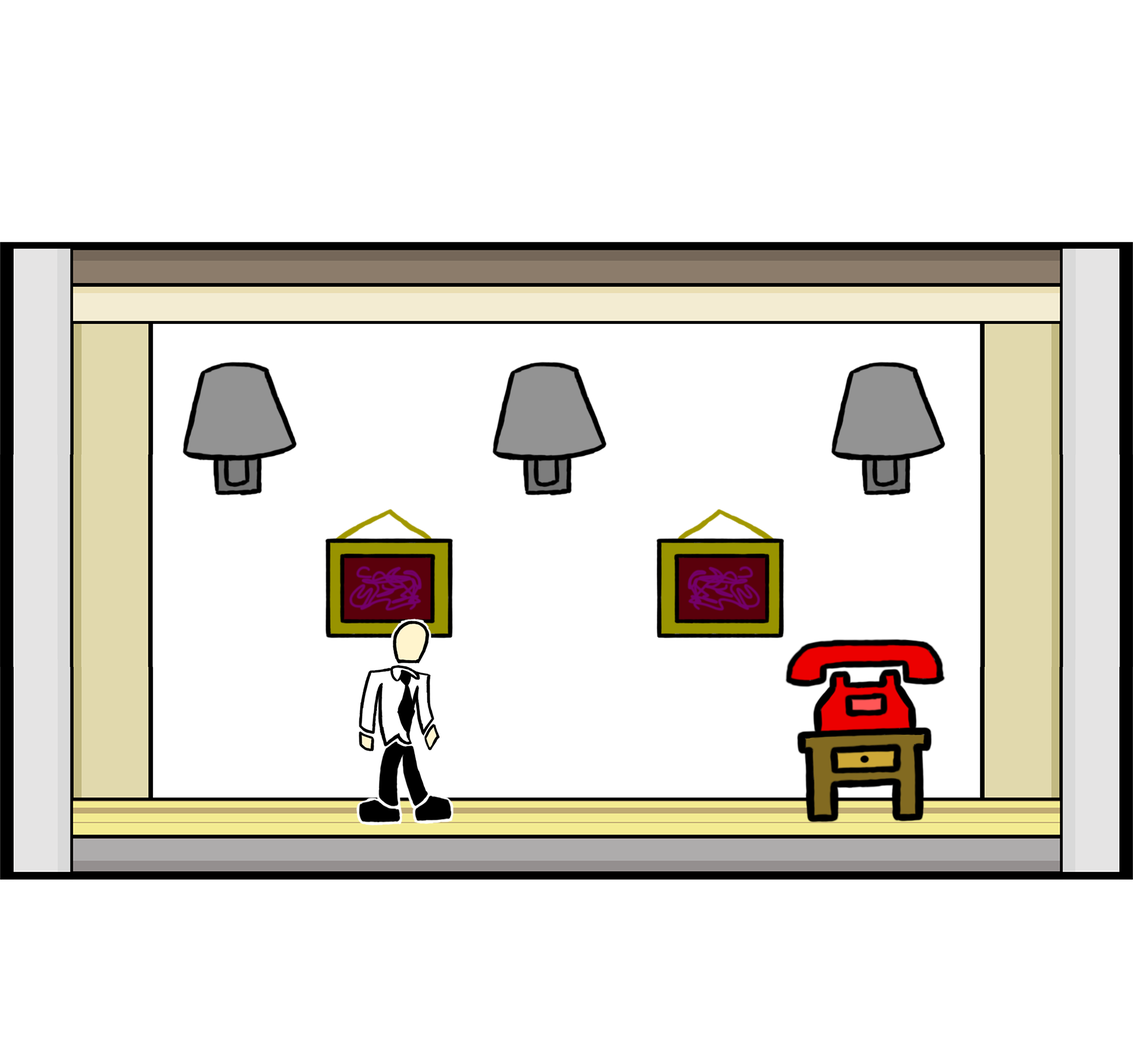
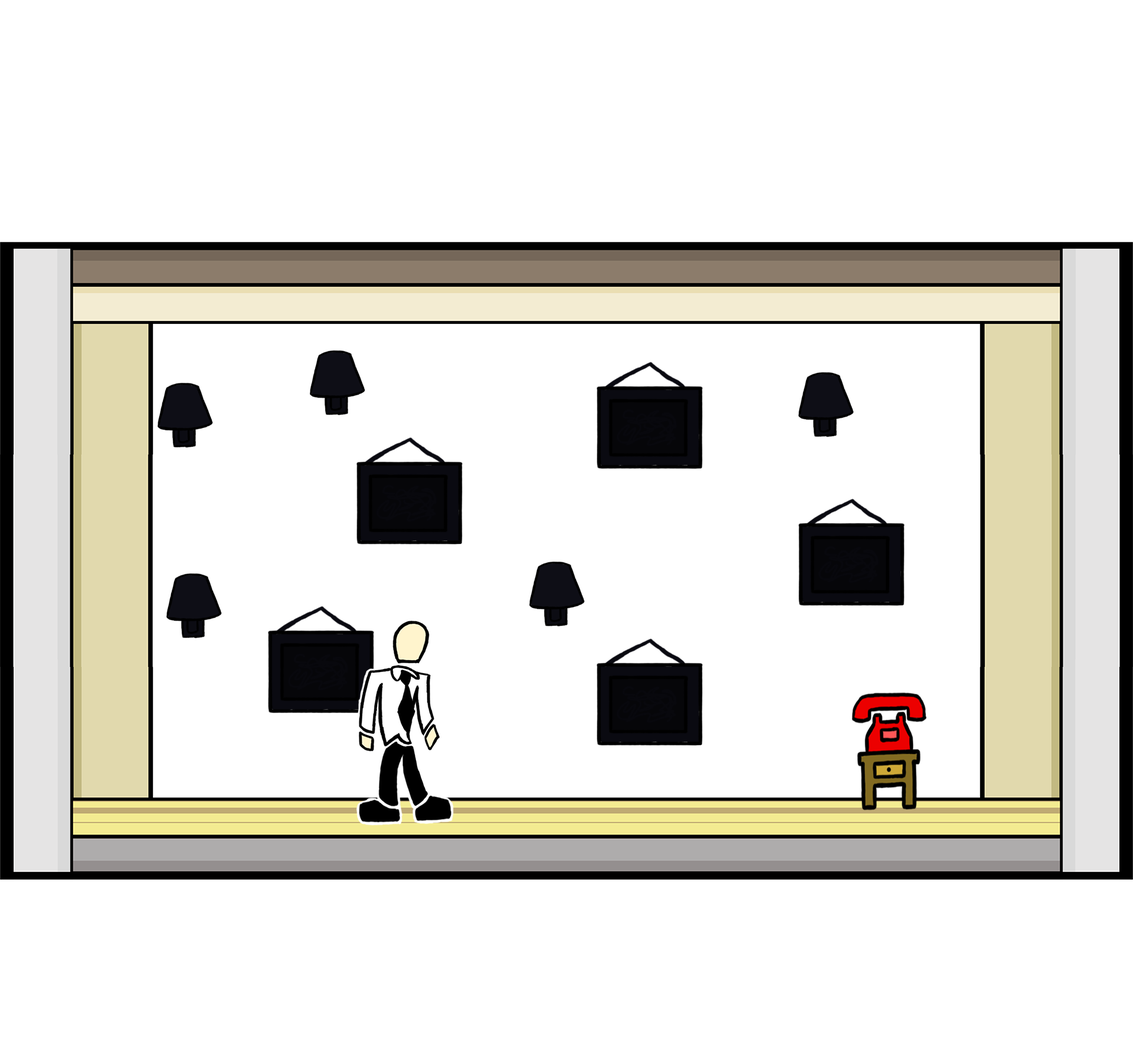
Before/after of a 1133 × 1062 layered artwork. What changed in the layer stack:
added layer "Layer 19 copy 4" above "Layer 19 copy 3" over [798, 498, 905, 607]
added layer "Layer 19 copy 3" above "Layer 19 copy 2" over [595, 361, 703, 470]
added layer "Layer 19 copy 2" above "Layer 19 copy" over [596, 638, 703, 746]
painted on "Layer 19 copy" over [267, 508, 785, 714]
painted on "Layer 19" over [324, 437, 463, 639]
added layer "Layer 18 copy 4" above "Layer 18 copy 3" over [165, 572, 222, 639]
added layer "Layer 18 copy 3" above "Layer 18 copy 2" over [156, 382, 214, 448]
painted on "Layer 18 copy 2" over [528, 361, 946, 627]
painted on "Layer 18 copy" over [492, 361, 854, 497]
painted on "Layer 18" over [182, 349, 366, 497]
moved "Layer 13" above "Layer 17", painted on it over [784, 638, 946, 823]
moved "Layer 7 copy" above "Layer 16" over [156, 349, 946, 823]
